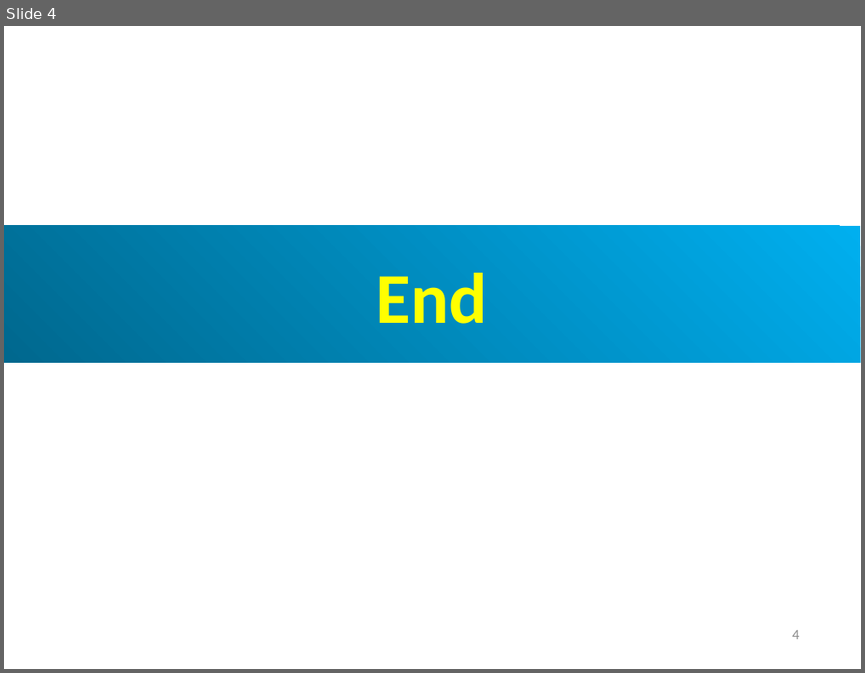
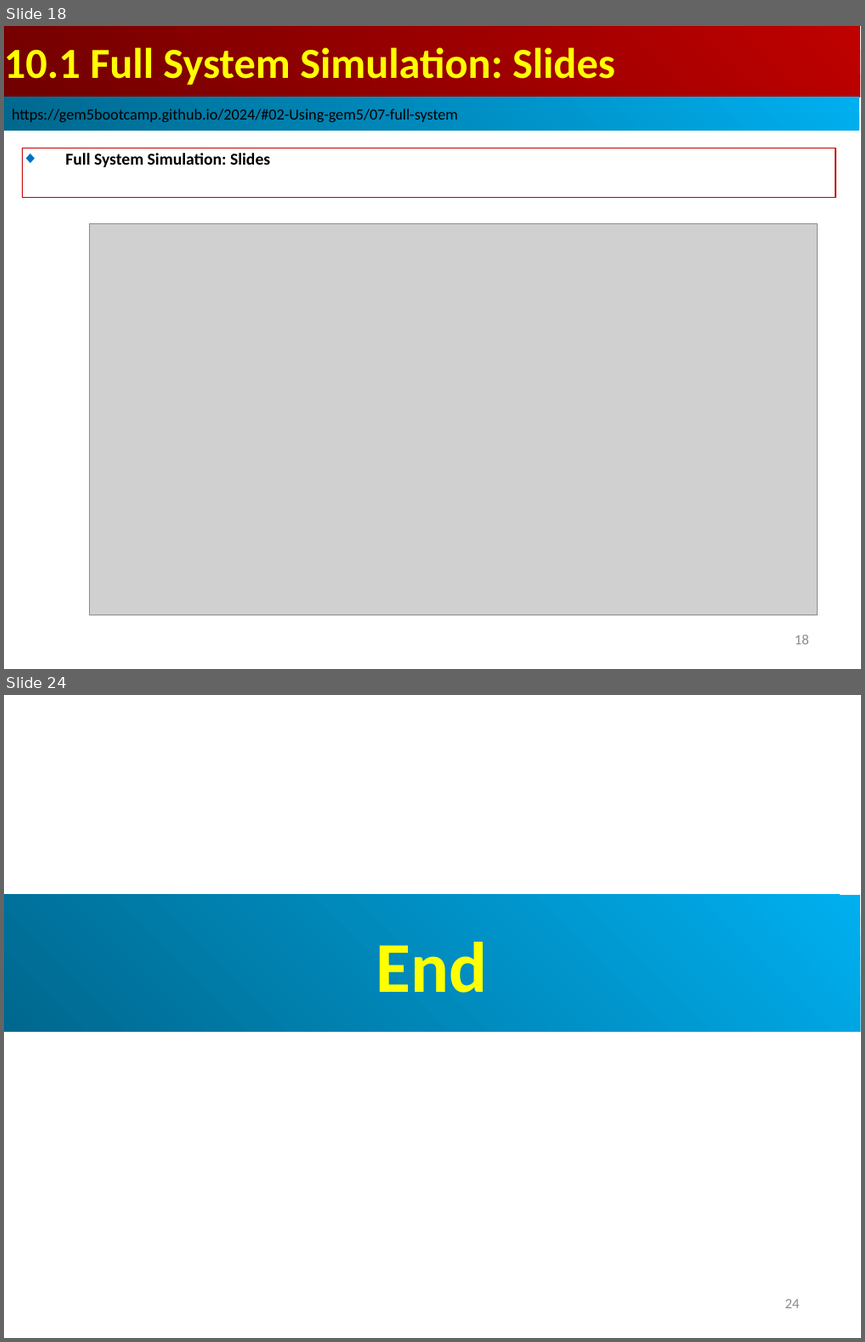
Before and after one commit to peterhchen/AIU_CS850_Gem5_McPAT, a slide deck: 050_Gem5/010.FullSys/002_Note/010.FullSystem_Slide.ppt. Shown one above the other, each under a label of ours: slide 4 before the commit, slides 18 and 24 after it; the slides between them are not shown. The pictures are 865x673 and 865x1342 pixels, drawn with LibreOffice and Linux fonts; fonts in the diff are those of the drawing; grey boxes stand for pictures. Boxes give left, top, right and bottom in pixels: in the first picture for what was removed or moved away, otherwise in the second. Text is boxed around its words. In the diff, an @@ line names an element or a change of style, - is before the commit and + after.

```diff
--- a/050_Gem5/010.FullSys/002_Note/010.FullSystem_Slide.ppt
+++ b/050_Gem5/010.FullSys/002_Note/010.FullSystem_Slide.ppt
@@ slide 18 added at (4,26,861,669), background #FFFFFF @@
@@ rectangle added at (4,26,860,97), fill gradient #BF0000 to #710000, 36 pt, text #FFFF00, bold @@
+10.1 Full System Simulation: Slides
@@ rectangle added at (4,97,859,131), fill gradient #00AFEF to #00688E, 13 pt, text #000000 @@
+https://gem5bootcamp.github.io/2024/#02-Using-gem5/07-full-system
@@ rectangle added at (22,148,835,198), outline #C00000 0.74 pt, 14 pt, text #000000, bold @@
+◆ Full System Simulation: Slides
@@ picture added at (90,224,817,614) @@
@@ page number added at (794,634,809,644), 12 pt, text #8B8B8B @@
+18
@@ what was slide 4 is now slide 24 @@
@@ page number at (785,1299,800,1308): text changed @@
-4
+24
```
Also in this commit, not shown: 1 slide changed, 19 other slides added.
